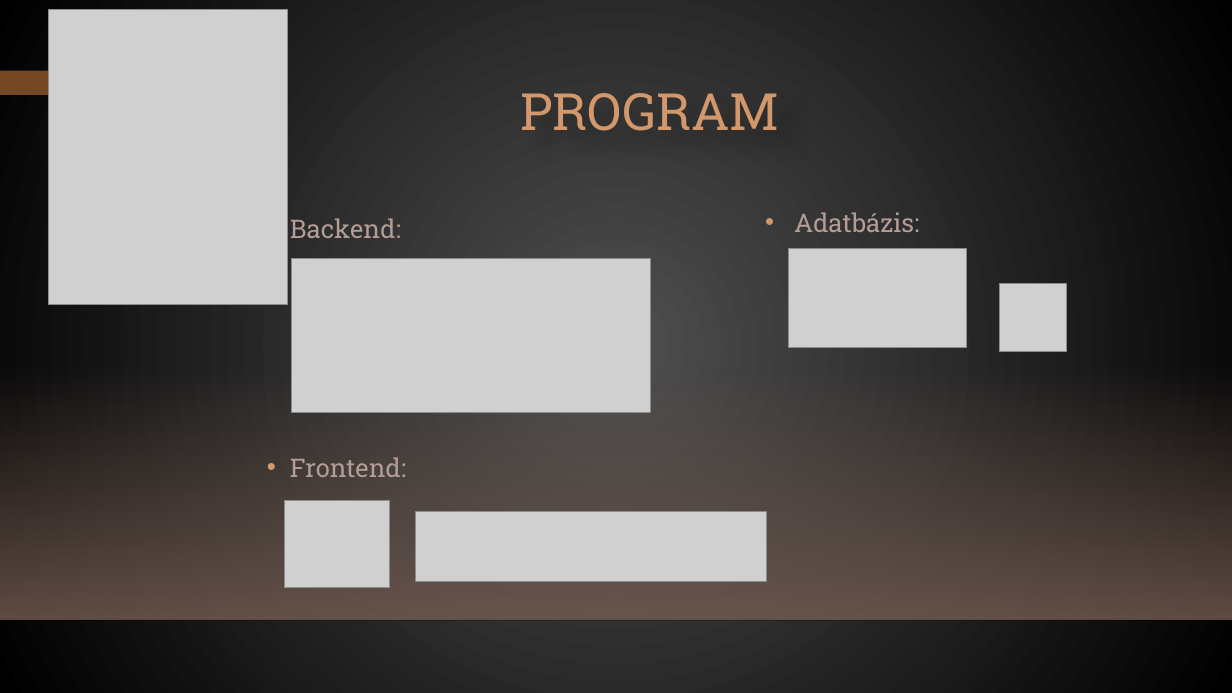
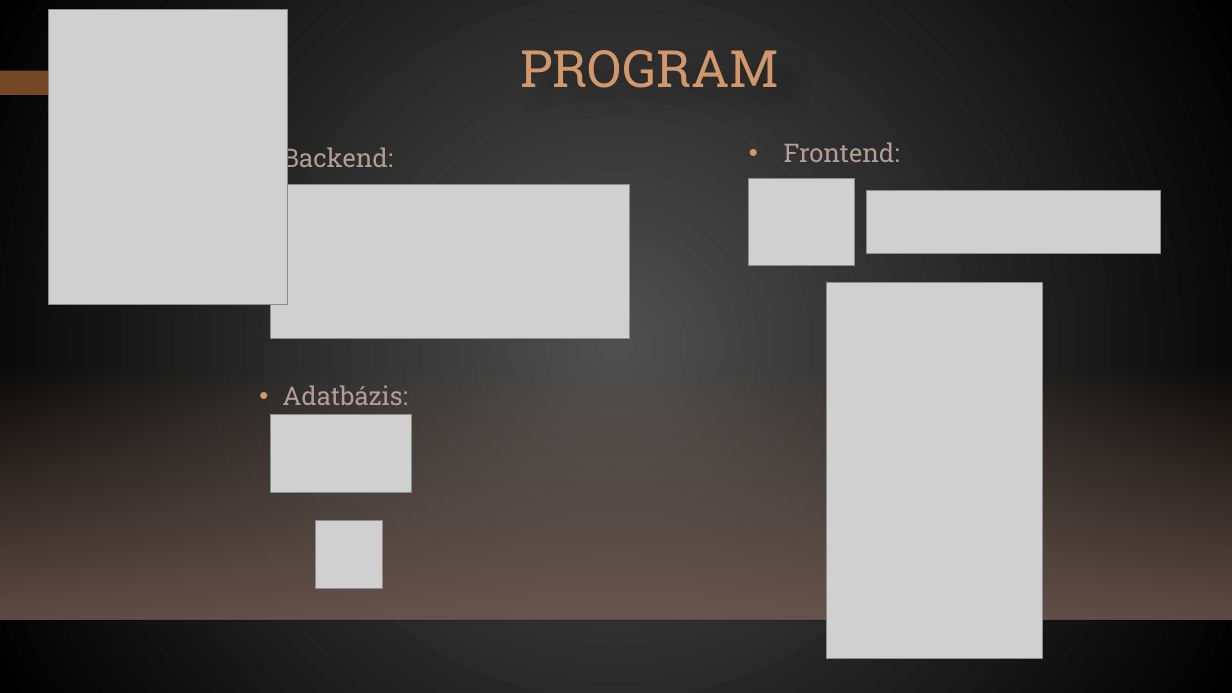
Before and after one commit to DavidIvonn/Bil-Barberz, a slide deck: slide 5 of BIL Barberz.pptx (slide 7 before the commit). Drawn at 1232x693 pixels with LibreOffice and Linux fonts; fonts in the diff are those of the drawing; grey boxes stand for pictures; background and template pictures are left out. Boxes give left, top, right and bottom in pixels: in the first picture for what was removed or moved away, otherwise in the second. Text is boxed around its words. In the diff, an @@ line names an element or a change of style, - is before the commit and + after.

```diff
--- a/BIL Barberz.pptx
+++ b/BIL Barberz.pptx
@@ title "PROGRAM": place and size @@
-title "PROGRAM" at box(520, 93, 779, 131)
+title "PROGRAM" at box(520, 50, 779, 88)
@@ text "Backend:": place and size @@
-text "Backend:" at box(290, 218, 406, 477)
+text "Backend:" at box(282, 143, 407, 405)
@@ text at box(784, 142, 900, 162): text changed @@
-• Adatbázis:
+• Frontend:
@@ picture: place and size @@
-picture at box(284, 501, 390, 589)
+picture at box(749, 178, 855, 266)
@@ picture: place and size @@
-picture at box(291, 258, 650, 412)
+picture at box(271, 185, 629, 339)
@@ picture: place and size @@
-picture at box(416, 511, 766, 581)
+picture at box(867, 190, 1162, 253)
@@ picture added at box(826, 283, 1042, 659) @@
@@ text at box(282, 385, 407, 405): text changed @@
-• Frontend:
+• Adatbázis:
@@ picture: place and size @@
-picture at box(789, 249, 967, 348)
+picture at box(271, 414, 411, 493)
@@ picture: place and size @@
-picture at box(999, 284, 1067, 352)
+picture at box(315, 520, 383, 589)
```
Also in this commit, not shown: 5 other slides changed.
